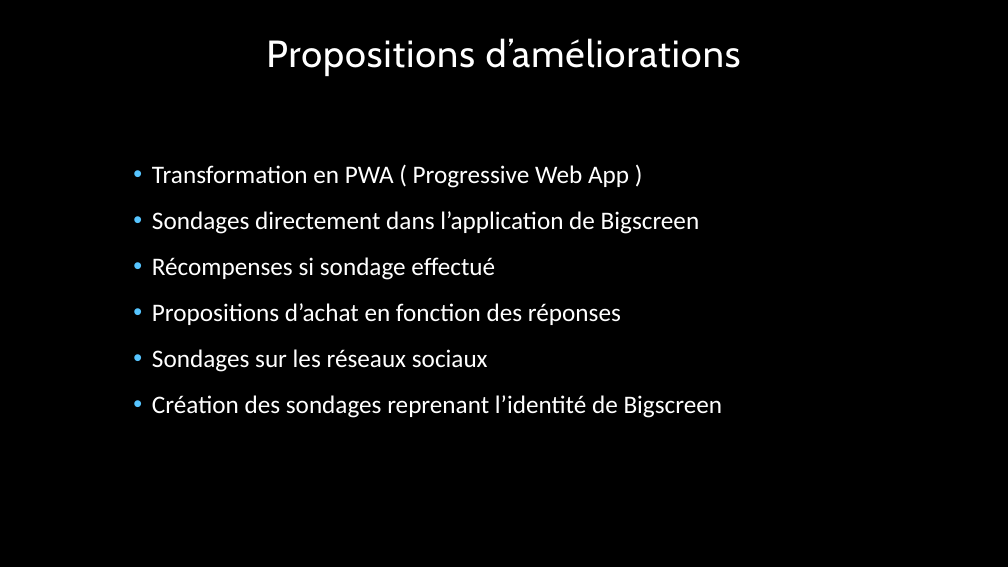
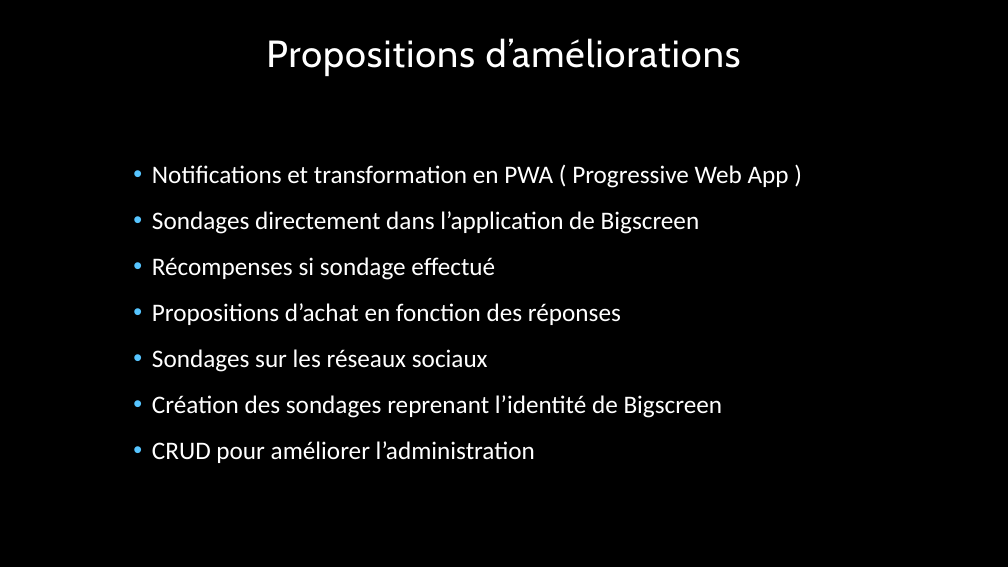
Before and after one commit to NicolasEhrhard/bigscreen, a slide deck: slide 14 of PFE - Copie.pptx. Drawn at 1008x567 pixels with LibreOffice and Linux fonts; fonts in the diff are those of the drawing; background and template pictures are left out. Boxes give left, top, right and bottom in pixels: in the first picture for what was removed or moved away, otherwise in the second. Text is boxed around its words. In the diff, an @@ line names an element or a change of style, - is before the commit and + after.

```diff
--- a/PFE - Copie.pptx
+++ b/PFE - Copie.pptx
@@ text at (152, 165, 789, 188): text changed @@
-• Transformation en PWA ( Progressive Web App )
+• Notifications et transformation en PWA ( Progressive Web App )
@@ text at (152, 441, 535, 463): paragraph added @@
+• CRUD pour améliorer l’administration
```
Also in this commit, not shown: 4 other slides changed, 1 slide added, 2 slides removed, 6 other files.
